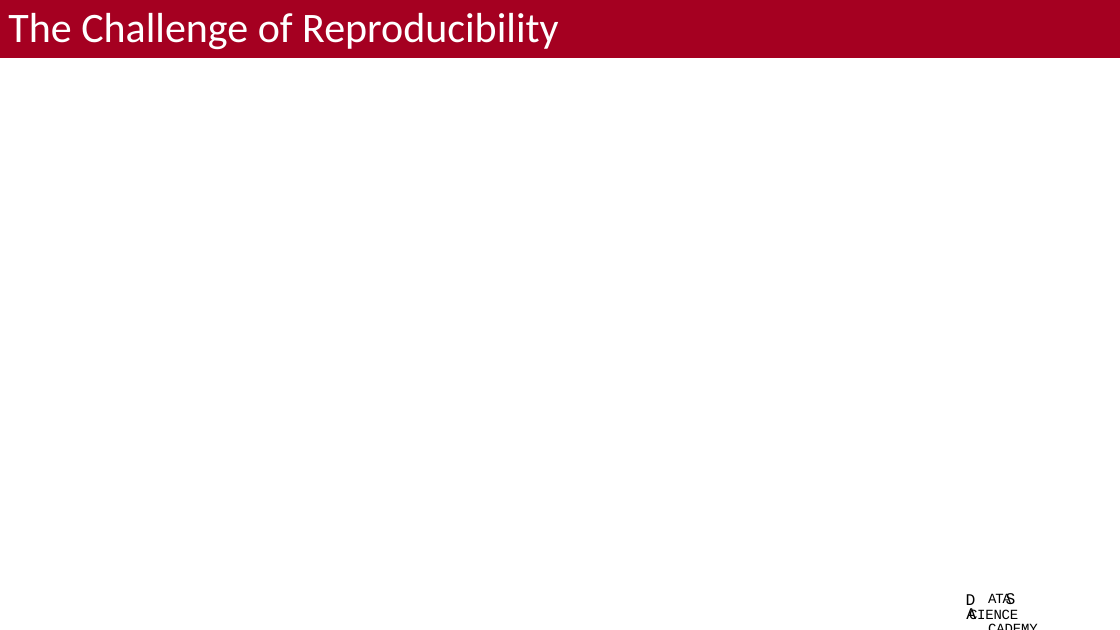
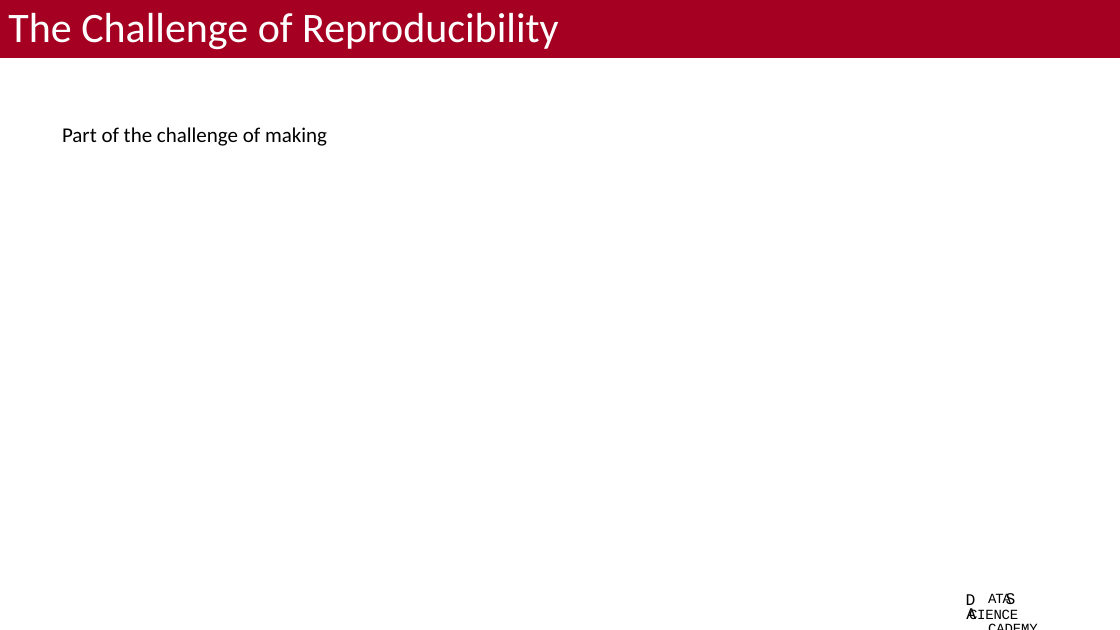
Before and after one commit to bacorli2/scrna_workshop, a slide deck: slide 7 of M7_Summary/M7_Best_Practices.pptx. Drawn at 1120x630 pixels with LibreOffice and Linux fonts; fonts in the diff are those of the drawing; background and template pictures are left out. Boxes give left, top, right and bottom in pixels: in the first picture for what was removed or moved away, otherwise in the second. Text is boxed around its words. In the diff, an @@ line names an element or a change of style, - is before the commit and + after.

```diff
--- a/M7_Summary/M7_Best_Practices.pptx
+++ b/M7_Summary/M7_Best_Practices.pptx
@@ text added at <box>62,127,327,146</box>, 18 pt, text #000000 @@
+Part of the challenge of making
```
Also in this commit, not shown: 1 other slide changed, 1 slide added, 1 slide removed.
